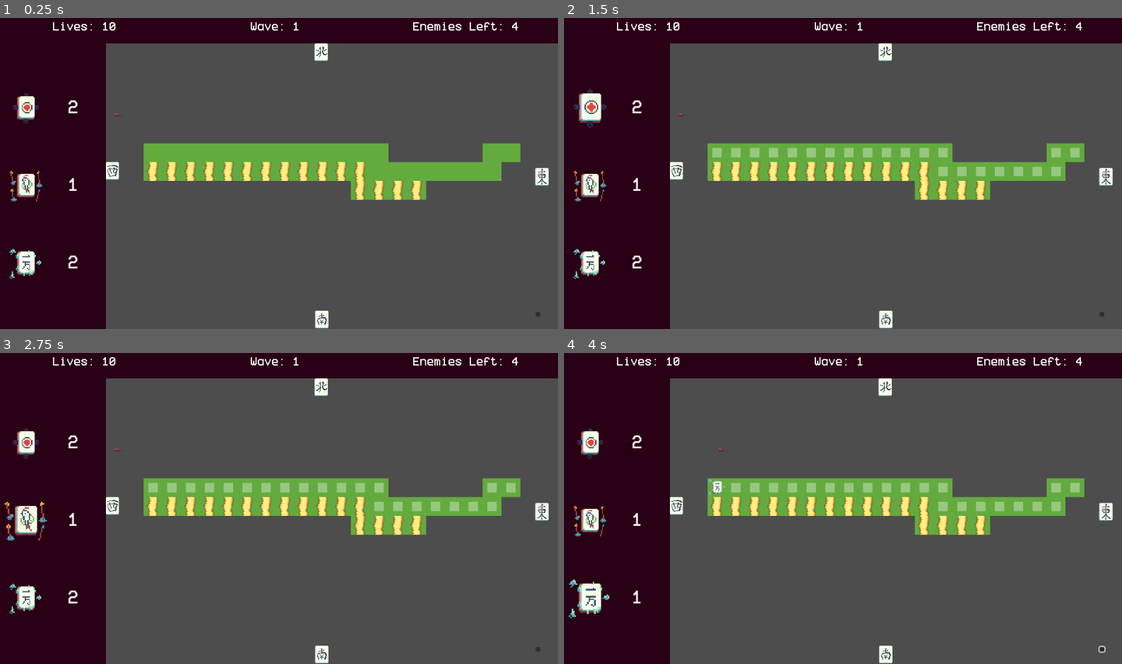
Above: before the commit, frames 1-4 (two rows, left to right).
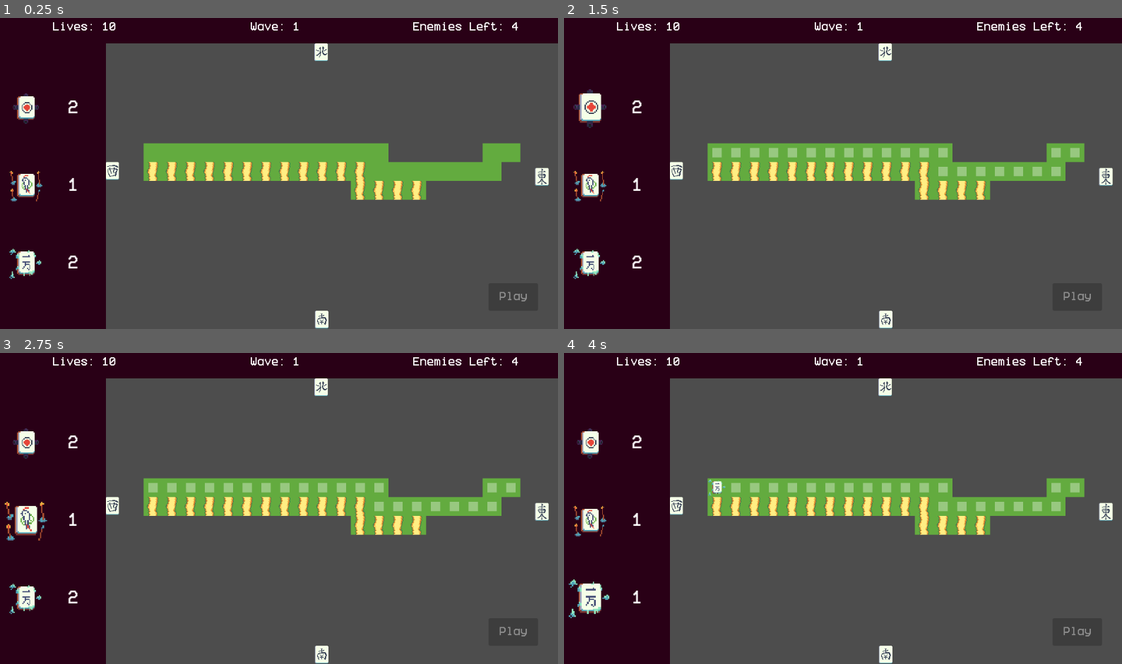
Above: after the commit, the same moments.

Repository: celestial-starfruit/camgamejam
Game: Godot game, scene res://scenes/game.tscn
Two runs of this game, one before a commit and one after it. Both use one fixed random seed, a clock stepped at 60 frames per second and the inputs below. The engine's default icon, where the game draws it, is replaced by a stand-in: a white triangle on a blue panel in a dark square.
Inputs (mouse positions are in pixels of both pictures, inside the frame that each line leads up to):
- Up to frame 1 (0.25 s): no input
- Up to frame 2 (1.5 s): click (1099, 313) at 0.52 s; click (591, 108) at 1.25 s
- Up to frame 3 (2.75 s): click (27, 520) at 2 s
- Up to frame 4 (4 s): click (591, 598) at 2.75 s; tap Enter at 3.5 s; move the mouse to (714, 486) at 3.52 s; press the mouse at (714, 486) at 3.53 s; hold Right (Right) from 3.53 s (still down)

The runs differ from the first frame. In frame 1, less than 0.1% of the frame differs, in the area x 20-97%, y 30-96%; in frame 2, less than 0.1%; in frame 3, less than 0.1%; in frame 4, less than 0.1%, in the area x 27-98%, y 30-97%.

Commit message:
Updated game state logic

Diff:
--- a/scenes/game.gd
+++ b/scenes/game.gd
@@ -6,13 +6,23 @@
 @onready var towers_manager: Node2D = $TowersManager
 @onready var enemy_spawn_timer: Timer = $Timers/EnemySpawn
 @onready var paths: Node2D = $Paths
+@onready var ui: CanvasLayer = $UI
+@onready var player: Player = $Player
+@onready var bases: Node2D = $Bases
+@onready var player_time_limit: Timer = $Timers/PlayerTimeLimit
 
+var all_enemies_deployed = false
 
 const ENEMY_PATH = preload("uid://cohiqpndtgam")
 const GRID_SQUARE = preload("uid://caugwk6shoruv")
 
 # Called when the node enters the scene tree for the first time.
 func _ready() -> void:
+	ui.connect("play_pressed", play_tower_defence)
+
+	player.visible = false
+	player.disabled = true
+
 	for cell_coords in placeables.get_used_cells():
 		var grid_square := GRID_SQUARE.instantiate()
 		grid.add_child(grid_square)
@@ -30,7 +40,29 @@
 
 # Called every frame. 'delta' is the elapsed time since the previous frame.
 func _process(delta: float) -> void:
-	pass
+
+	match Globals.current_game_state:
+		Globals.GameStates.BUILD:
+			if Globals.is_out_of_towers():
+				Globals.is_tower_selected = false
+				Globals.tower_selected = -1
+		Globals.GameStates.DEFEND:
+			if all_enemies_deployed and paths.get_child(0).get_children().is_empty():
+				Globals.current_game_state = Globals.GameStates.ESCAPE
+				var start_base_coords = bases.get_child(Globals.current_base)
+				Globals.current_base = (Globals.current_base + 1) % 3
+				player.disabled = false
+				player.global_position = start_base_coords.global_position
+				player.visible = true
+				player_time_limit.start()
+				player.camera_2d.enabled = true
+				Globals.player_time_left = player_time_limit.time_left
+		Globals.GameStates.ESCAPE:
+			pass
+
+
+
+
 
 
 func _on_attack_cooldown_timeout() -> void:
@@ -40,8 +72,16 @@
 
 
 func enemy_wave() -> void:
+	all_enemies_deployed = false
 	for i in Globals.enemy_count:
 		var enemy_path = ENEMY_PATH.instantiate()
 		enemy_spawn_timer.start()
 		await enemy_spawn_timer.timeout
 		paths.get_child(0).add_child(enemy_path)
+	all_enemies_deployed = true
+
+
+func play_tower_defence() -> void:
+	Globals.current_game_state = Globals.GameStates.DEFEND
+	Globals.enemy_count = 5
+	enemy_wave()
--- a/scenes/game.tscn
+++ b/scenes/game.tscn
@@ -52,6 +52,50 @@
 physics_layer_0/collision_mask = 2
 sources/0 = SubResource("TileSetAtlasSource_iywne")
 
+[sub_resource type="AtlasTexture" id="AtlasTexture_1kice"]
+atlas = ExtResource("7_dinhu")
+region = Rect2(0, 0, 32, 32)
+
+[sub_resource type="AtlasTexture" id="AtlasTexture_5newe"]
+atlas = ExtResource("7_dinhu")
+region = Rect2(32, 0, 32, 32)
+
+[sub_resource type="SpriteFrames" id="SpriteFrames_37s47"]
+animations = [{
+"frames": [{
+"duration": 1.0,
+"texture": SubResource("AtlasTexture_1kice")
+}, {
+"duration": 1.0,
+"texture": SubResource("AtlasTexture_5newe")
+}],
+"loop": true,
+"name": &"default",
+"speed": 5.0
+}]
+
+[sub_resource type="AtlasTexture" id="AtlasTexture_bt5mj"]
+atlas = ExtResource("8_kvuet")
+region = Rect2(0, 0, 32, 32)
+
+[sub_resource type="AtlasTexture" id="AtlasTexture_e1j6l"]
+atlas = ExtResource("8_kvuet")
+region = Rect2(32, 0, 32, 32)
+
+[sub_resource type="SpriteFrames" id="SpriteFrames_pl11u"]
+animations = [{
+"frames": [{
+"duration": 1.0,
+"texture": SubResource("AtlasTexture_bt5mj")
+}, {
+"duration": 1.0,
+"texture": SubResource("AtlasTexture_e1j6l")
+}],
+"loop": true,
+"name": &"default",
+"speed": 5.0
+}]
+
 [sub_resource type="AtlasTexture" id="AtlasTexture_trtic"]
 atlas = ExtResource("5_vtaks")
 region = Rect2(0, 0, 32, 32)
@@ -90,50 +134,6 @@
 }, {
 "duration": 1.0,
 "texture": SubResource("AtlasTexture_ssvqc")
-}],
-"loop": true,
-"name": &"default",
-"speed": 5.0
-}]
-
-[sub_resource type="AtlasTexture" id="AtlasTexture_1kice"]
-atlas = ExtResource("7_dinhu")
-region = Rect2(0, 0, 32, 32)
-
-[sub_resource type="AtlasTexture" id="AtlasTexture_5newe"]
-atlas = ExtResource("7_dinhu")
-region = Rect2(32, 0, 32, 32)
-
-[sub_resource type="SpriteFrames" id="SpriteFrames_37s47"]
-animations = [{
-"frames": [{
-"duration": 1.0,
-"texture": SubResource("AtlasTexture_1kice")
-}, {
-"duration": 1.0,
-"texture": SubResource("AtlasTexture_5newe")
-}],
-"loop": true,
-"name": &"default",
-"speed": 5.0
-}]
-
-[sub_resource type="AtlasTexture" id="AtlasTexture_bt5mj"]
-atlas = ExtResource("8_kvuet")
-region = Rect2(0, 0, 32, 32)
-
-[sub_resource type="AtlasTexture" id="AtlasTexture_e1j6l"]
-atlas = ExtResource("8_kvuet")
-region = Rect2(32, 0, 32, 32)
-
-[sub_resource type="SpriteFrames" id="SpriteFrames_pl11u"]
-animations = [{
-"frames": [{
-"duration": 1.0,
-"texture": SubResource("AtlasTexture_bt5mj")
-}, {
-"duration": 1.0,
-"texture": SubResource("AtlasTexture_e1j6l")
 }],
 "loop": true,
 "name": &"default",
@@ -168,6 +168,14 @@
 
 [node name="Bases" type="Node2D" parent="." unique_id=1574944727]
 
+[node name="East" parent="Bases" unique_id=249120269 instance=ExtResource("4_0tnpc")]
+position = Vector2(932, 281)
+sprite_frames = SubResource("SpriteFrames_37s47")
+
+[node name="North" parent="Bases" unique_id=1718776250 instance=ExtResource("4_0tnpc")]
+position = Vector2(557, 69)
+sprite_frames = SubResource("SpriteFrames_pl11u")
+
 [node name="West" parent="Bases" unique_id=1284496920 instance=ExtResource("4_0tnpc")]
 position = Vector2(202, 271)
 sprite_frames = SubResource("SpriteFrames_ca42v")
@@ -176,17 +184,10 @@
 position = Vector2(558, 524)
 sprite_frames = SubResource("SpriteFrames_264po")
 
-[node name="East" parent="Bases" unique_id=249120269 instance=ExtResource("4_0tnpc")]
-position = Vector2(932, 281)
-sprite_frames = SubResource("SpriteFrames_37s47")
-
-[node name="North" parent="Bases" unique_id=1718776250 instance=ExtResource("4_0tnpc")]
-position = Vector2(557, 69)
-sprite_frames = SubResource("SpriteFrames_pl11u")
-
 [node name="TowersManager" type="Node2D" parent="." unique_id=408520640 groups=["TowersManager"]]
 
 [node name="Paths" type="Node2D" parent="." unique_id=918830324]
+position = Vector2(144, 59)
 
 [node name="Path1" type="Path2D" parent="Paths" unique_id=103102449]
 curve = SubResource("Curve2D_lnu2h")
@@ -200,6 +201,10 @@
 wait_time = 0.5
 one_shot = true
 
+[node name="PlayerTimeLimit" type="Timer" parent="Timers" unique_id=1738106291]
+wait_time = 20.0
+one_shot = true
+
 [node name="Player" parent="." unique_id=1029405407 instance=ExtResource("4_lbhrr")]
 position = Vector2(214, 176)
 
--- a/scenes/globals.gd
+++ b/scenes/globals.gd
@@ -3,6 +3,9 @@
 var is_tower_selected := false
 var tower_selected := 0
 enum Towers {PEASHOOTER, FIRE, FREEZE}
+enum Bases {EAST, NORTH, WEST, SOUTH}
+var current_base := Bases.EAST
+var player_time_left: float = 0
 var tower_dict := {
 	Towers.PEASHOOTER: preload("uid://csid4neeyuice"),
 	Towers.FIRE: preload("uid://c62qx21jbee7w"),
@@ -36,3 +39,10 @@
 # Called every frame. 'delta' is the elapsed time since the previous frame.
 func _process(delta: float) -> void:
 	pass
+
+func is_out_of_towers():
+	var count = 0
+	for i in tower_counts:
+		if tower_counts[i] != 0:
+			count += 1
+	return count == 0
--- a/scenes/grid_square.gd
+++ b/scenes/grid_square.gd
@@ -19,7 +19,6 @@
 			var tower: Tower = Globals.tower_dict[Globals.tower_selected].instantiate()
 			tower.global_position = global_position
 			Globals.tower_counts[Globals.tower_selected] -= 1
-			tower.active_shooting = true
 			get_tree().get_first_node_in_group("TowersManager").add_child(tower)
 
 	else:
--- a/scenes/player.gd
+++ b/scenes/player.gd
@@ -1,14 +1,16 @@
 extends CharacterBody2D
-
+class_name Player
 
 @export var speed = 300.0
-
+@onready var camera_2d: Camera2D = $Camera2D
+var disabled = true
 
 func _physics_process(delta: float) -> void:
-	var direction := Input.get_vector("Left", "Right", "Up", "Down")
-	if direction:
-		velocity = direction * speed
-	else:
-		velocity = Vector2.ZERO
+	if !disabled:
+		var direction := Input.get_vector("Left", "Right", "Up", "Down")
+		if direction:
+			velocity = direction * speed
+		else:
+			velocity = Vector2.ZERO
 
-	move_and_slide()
+		move_and_slide()
--- a/scenes/player.tscn
+++ b/scenes/player.tscn
@@ -18,3 +18,7 @@
 
 [node name="Sprite2D" type="Sprite2D" parent="." unique_id=349159791]
 texture = ExtResource("1_3vyb7")
+
+[node name="Camera2D" type="Camera2D" parent="." unique_id=426278003]
+enabled = false
+zoom = Vector2(2, 2)
--- a/scenes/towers/tower.gd
+++ b/scenes/towers/tower.gd
@@ -9,6 +9,8 @@
 var offset: Vector2
 var initial_pos: Vector2
 
+func _process(delta: float) -> void:
+	active_shooting = Globals.current_game_state == Globals.GameStates["DEFEND"]
 
 func attack() -> void:
 	pass # Implemented in children
--- a/scenes/ui.gd
+++ b/scenes/ui.gd
@@ -2,11 +2,18 @@
 @onready var peashooter_available: Label = $TowerMenu/TowerContainer/PeashooterAvailable
 @onready var fire_available: Label = $TowerMenu/TowerContainer/FireAvailable
 @onready var freeze_available: Label = $TowerMenu/TowerContainer/FreezeAvailable
+@onready var play_button: Button = $PlayButton
+@onready var lives: HBoxContainer = $TopBar/HBoxContainer/Lives
+@onready var wave: HBoxContainer = $TopBar/HBoxContainer/Wave
+@onready var enemies_left: HBoxContainer = $TopBar/HBoxContainer/EnemiesLeft
+@onready var time_left: HBoxContainer = $TopBar/HBoxContainer/TimeLeft
+@onready var tower_menu: ColorRect = $TowerMenu
 
+signal play_pressed
 
 # Called when the node enters the scene tree for the first time.
 func _ready() -> void:
-	pass # Replace with function body.
+	play_button.disabled = true
 
 func _on_tower_toggled(toggled_on: bool, tower_id: int) -> void:
 	Globals.is_tower_selected = toggled_on
@@ -16,3 +23,23 @@
 	peashooter_available.text = str(Globals.tower_counts[Globals.Towers.PEASHOOTER])
 	fire_available.text = str(Globals.tower_counts[Globals.Towers.FIRE])
 	freeze_available.text = str(Globals.tower_counts[Globals.Towers.FREEZE])
+
+	play_button.disabled = !(Globals.is_out_of_towers() and Globals.current_game_state == Globals.GameStates.BUILD)
+	if Globals.current_game_state == Globals.GameStates.ESCAPE:
+		lives.visible = false
+		enemies_left.visible = false
+		time_left.visible = true
+		play_button.visible = false
+		tower_menu.visible = false
+		time_left.get_child(0).text = "Time left: " + str(Globals.player_time_left)
+	else:
+		lives.visible = true
+		enemies_left.visible = true
+		time_left.visible = false
+		play_button.visible = true
+		tower_menu.visible = true
+
+
+
+func _on_button_pressed() -> void:
+	emit_signal("play_pressed")
--- a/scenes/ui.tscn
+++ b/scenes/ui.tscn
@@ -154,12 +154,37 @@
 layout_mode = 2
 text = "Enemies Left: 4"
 
-[node name="Button" type="Button" parent="." unique_id=2099943549]
-offset_left = 922.0
-offset_top = 511.0
-offset_right = 930.0
-offset_bottom = 519.0
+[node name="TimeLeft" type="HBoxContainer" parent="TopBar/HBoxContainer" unique_id=684301254]
+visible = false
+layout_mode = 2
+size_flags_horizontal = 3
+alignment = 1
+
+[node name="Label" type="Label" parent="TopBar/HBoxContainer/TimeLeft" unique_id=50817077]
+layout_mode = 2
+text = "Time left: 20"
+
+[node name="PlayButton" type="Button" parent="." unique_id=2099943549]
+anchors_preset = 3
+anchor_left = 1.0
+anchor_top = 1.0
+anchor_right = 1.0
+anchor_bottom = 1.0
+offset_left = -118.0
+offset_top = -78.0
+offset_right = -34.0
+offset_bottom = -31.0
+grow_horizontal = 0
+grow_vertical = 0
+size_flags_horizontal = 8
+size_flags_vertical = 8
+focus_mode = 0
+theme = ExtResource("2_wm3ai")
+disabled = true
+text = "Play"
+metadata/_edit_use_anchors_ = true
 
 [connection signal="toggled" from="TowerMenu/TowerContainer/Peashooter" to="." method="_on_tower_toggled" binds= [0]]
 [connection signal="toggled" from="TowerMenu/TowerContainer/Fire" to="." method="_on_tower_toggled" binds= [1]]
 [connection signal="toggled" from="TowerMenu/TowerContainer/Freeze" to="." method="_on_tower_toggled" binds= [2]]
+[connection signal="pressed" from="PlayButton" to="." method="_on_button_pressed"]
